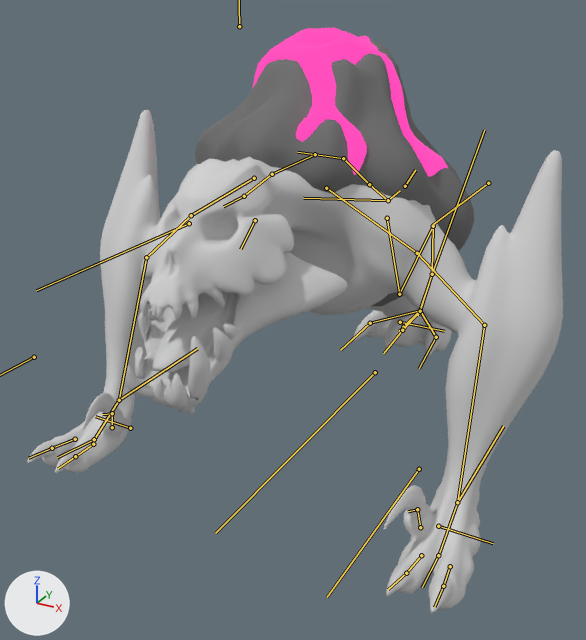
An edit to the FBX model Assets/FBX/Enemys/EnemyOficial.fbx, drawn before and after from the same camera.
One viewpoint serves both versions: a camera (50 mm lens) standing at (1.61, -3.42, 2.18) and looking at (-0.12, -0.27, 0.61). The lights are fixed; the arrows at lower left show +X, +Y and +Z. The bones that bend it are drawn over the model as lines.

The first picture shows 'BaseMonster_v1.0', 'vulcao'.
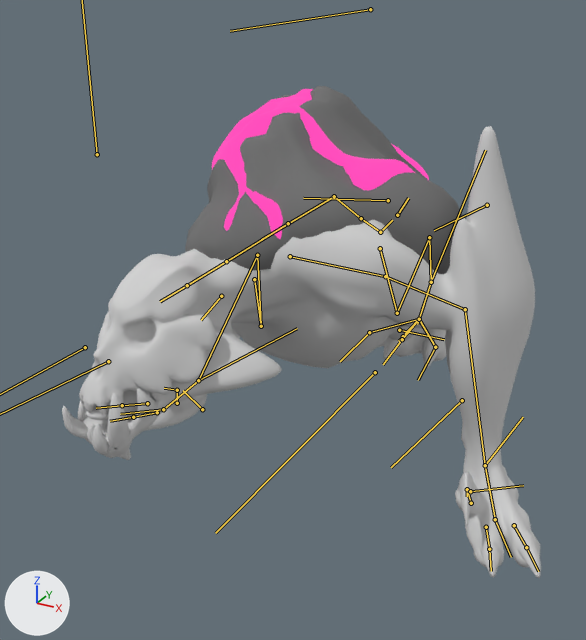
The newer file adds an action. The first version stands in its rest pose; the second is drawn at frame 65 of the action 'Cooldown_Range'.

The edits, one by one:
Bone 'Master' (bone_master) moves from (0.0, 0.0, 0.0) to (0.0, 0.105, 0.154).
Bone 'Master' (bone_master) turns from (0, 0, 0) to (1, 0, 0) degrees about its own x, y and z.
Bone 'Chest' (bone_chest) turns from (0, 0, 0) to (30, 27, 34) degrees about its own x, y and z.
Bone 'Traps' (bone_traps) turns from (0, 0, 0) to (-15, 1, 0) degrees about its own x, y and z.
Bone 'Neck' (bone_neck) turns from (0, 0, 0) to (-12, -37, 6) degrees about its own x, y and z.
Bone 'Head' (bone_head) turns from (0, 0, 0) to (9, 0, 1) degrees about its own x, y and z.
Bone 'Jaw' (bone_jaw) moves from (0.0, 0.0, 0.0) to (0.0, -0.052, 0.058).
Bone 'Jaw' (bone_jaw) turns from (0, 0, 0) to (-15, 0, 0) degrees about its own x, y and z.
Bone 'Arm.R' (bone_arm_r) turns from (0, 0, 0) to (-131, 35, -36) degrees about its own x, y and z.
Bone 'Forearm.R' (bone_forearm_r) turns from (0, 0, 0) to (89, 5, -5) degrees about its own x, y and z.
Bone 'Hand.R' (bone_hand_r) turns from (0, 0, 0) to (9, 18, 19) degrees about its own x, y and z.
Bone 'Shoulder.L' (bone_shoulder_l) turns from (0, 0, 0) to (8, -1, 3) degrees about its own x, y and z.
Bone 'Arm.L' (bone_arm_l) turns from (0, 0, 0) to (33, -6, -44) degrees about its own x, y and z.
Bone 'Forearm.L' (bone_forearm_l) turns from (0, 0, 0) to (3, 0, 0) degrees about its own x, y and z.
Bone 'Hand.L' (bone_hand_l) turns from (0, 0, 0) to (-9, 0, 0) degrees about its own x, y and z.
Bone 'PointerMid.L' (bone_pointermid_l) turns from (0, 0, 0) to (-4, 0, 0) degrees about its own x, y and z.
Bone 'Thig' (bone_thig) turns from (0, 0, 0) to (6, 0, 0) degrees about its own x, y and z.
Bone 'Shin' (bone_shin) turns from (0, 0, 0) to (-2, 0, 0) degrees about its own x, y and z.
Bone 'Foot' (bone_foot) turns from (0, 0, 0) to (2, 0, 0) degrees about its own x, y and z.
Bone 'FootMid' (bone_footmid) turns from (0, 0, 0) to (-6, 0, 0) degrees about its own x, y and z.

Changed parts and their boxes [x1, y1, x2, y2] in the pictures (586 x 640 px):
'BaseMonster_v1.0', posed: before [27, 110, 563, 613]; after [62, 126, 541, 578]
'vulcao', posed (13% shorter): before [195, 28, 474, 307]; after [185, 86, 463, 328]
bone 'Chest', root to tip: before (343, 158) to (297, 152); after (334, 196) to (261, 239)
bone 'Traps', root to tip: before (315, 154) to (272, 174); after (288, 223) to (226, 261)
bone 'Neck', root to tip: before (272, 174) to (244, 196); after (226, 261) to (187, 285)
bone 'Head', root to tip: before (244, 196) to (223, 206); after (187, 285) to (160, 301)
bone 'Jaw', root to tip: before (255, 220) to (240, 249); after (221, 296) to (201, 320)
bone 'Arm.R', root to tip: before (191, 215) to (146, 257); after (261, 326) to (257, 255)
bone 'Forearm.R', root to tip: before (146, 257) to (119, 400); after (257, 255) to (198, 380)
bone 'Hand.R', root to tip: before (119, 400) to (94, 439); after (198, 380) to (164, 409)
bone 'Shoulder.L', root to tip: before (326, 188) to (417, 253); after (290, 256) to (385, 276)
bone 'Arm.L', root to tip: before (417, 253) to (484, 325); after (385, 276) to (465, 309)
bone 'Forearm.L', root to tip: before (484, 325) to (457, 502); after (465, 309) to (485, 465)
bone 'Hand.L', root to tip: before (457, 502) to (439, 554); after (485, 465) to (495, 518)
bone 'PointerMid.L', root to tip: before (421, 555) to (406, 573); after (486, 527) to (489, 549)
bone 'Thig', root to tip: before (387, 218) to (399, 294); after (380, 248) to (397, 313)
bone 'Shin', root to tip: before (399, 294) to (433, 226); after (397, 313) to (429, 237)
bone 'Foot', root to tip: before (433, 226) to (432, 274); after (429, 237) to (431, 282)
bone 'FootMid', root to tip: before (432, 274) to (418, 315); after (431, 282) to (417, 324)
